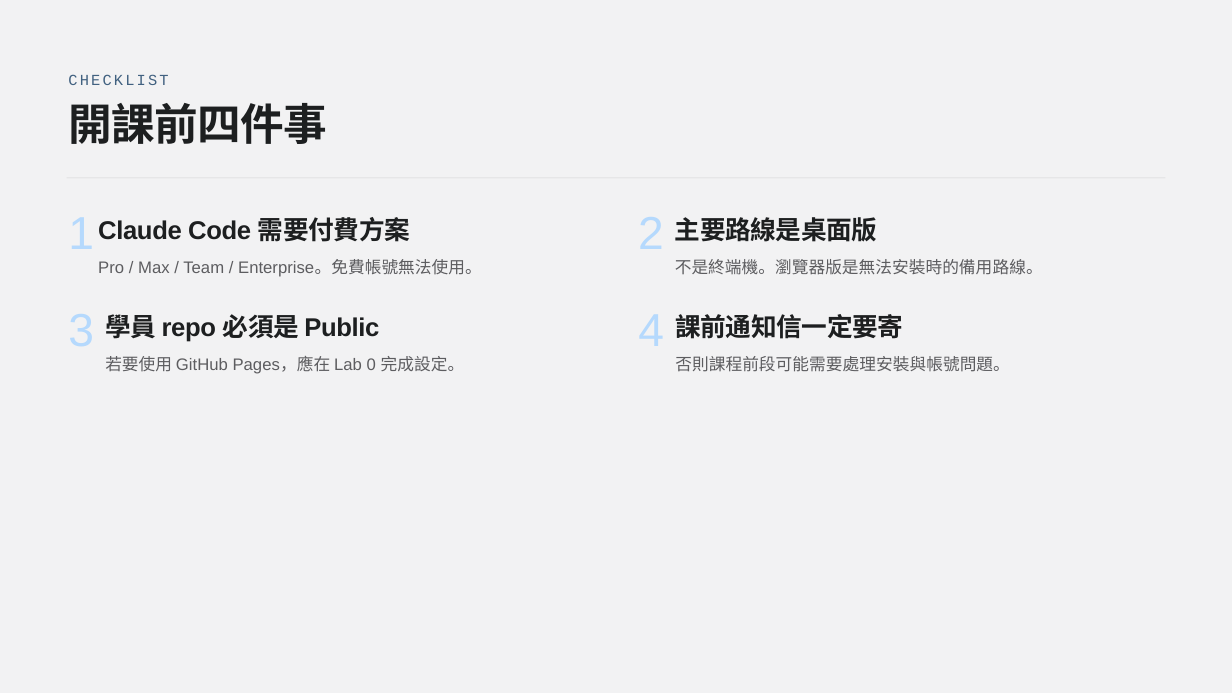
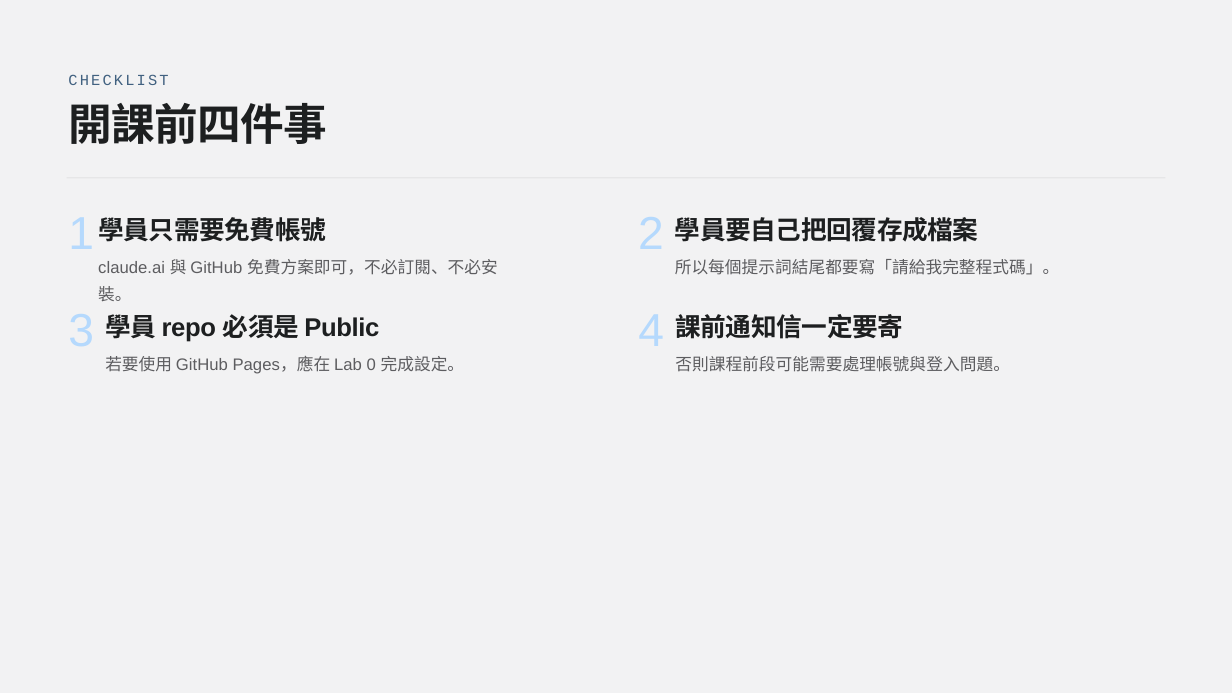
Before and after one commit to htchen/LLM2Life, a slide deck: slide 20 of instructor/LLM2Life_slide_deck.pptx. Drawn at 1232x693 pixels with LibreOffice and Linux fonts; fonts in the diff are those of the drawing. Boxes give left, top, right and bottom in pixels: in the first picture for what was removed or moved away, otherwise in the second. Text is boxed around its words. In the diff, an @@ line names an element or a change of style, - is before the commit and + after.

```diff
--- a/instructor/LLM2Life_slide_deck.pptx
+++ b/instructor/LLM2Life_slide_deck.pptx
@@ text at (98,217,326,242): text changed @@
-Claude Code 需要付費方案
+學員只需要免費帳號
@@ text at (675,217,979,242): text changed @@
-主要路線是桌面版
+學員要自己把回覆存成檔案
@@ text at (98,259,498,275): text changed @@
-Pro / Max / Team / Enterprise。免費帳號無法使用。
+claude.ai 與 GitHub 免費方案即可，不必訂閱、不必安裝。
@@ text at (675,259,1059,275): text changed @@
-不是終端機。瀏覽器版是無法安裝時的備用路線。
+所以每個提示詞結尾都要寫「請給我完整程式碼」。
@@ text at (675,356,1010,372): text changed @@
-否則課程前段可能需要處理安裝與帳號問題。
+否則課程前段可能需要處理帳號與登入問題。
```
Also in this commit, not shown: 6 other slides changed.
